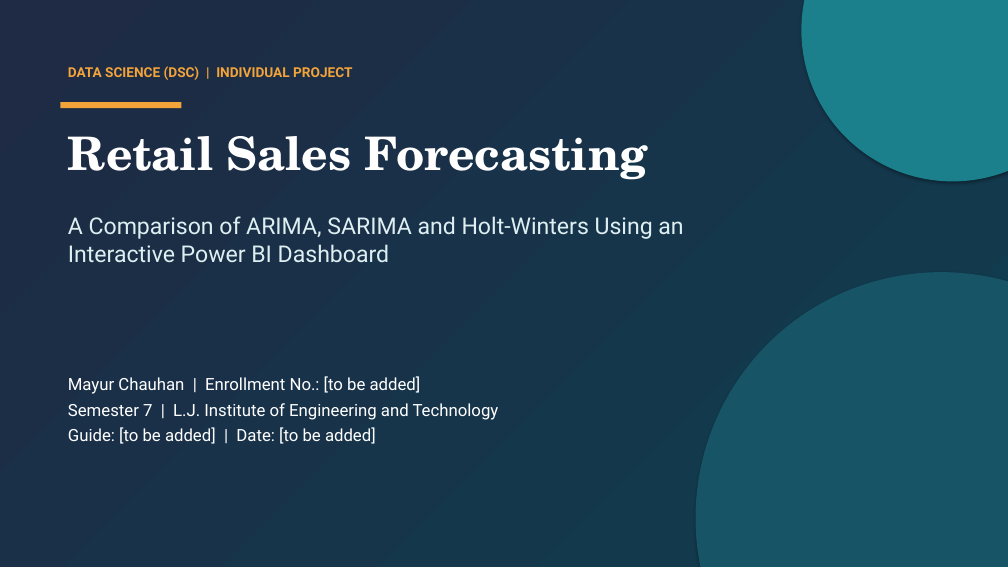
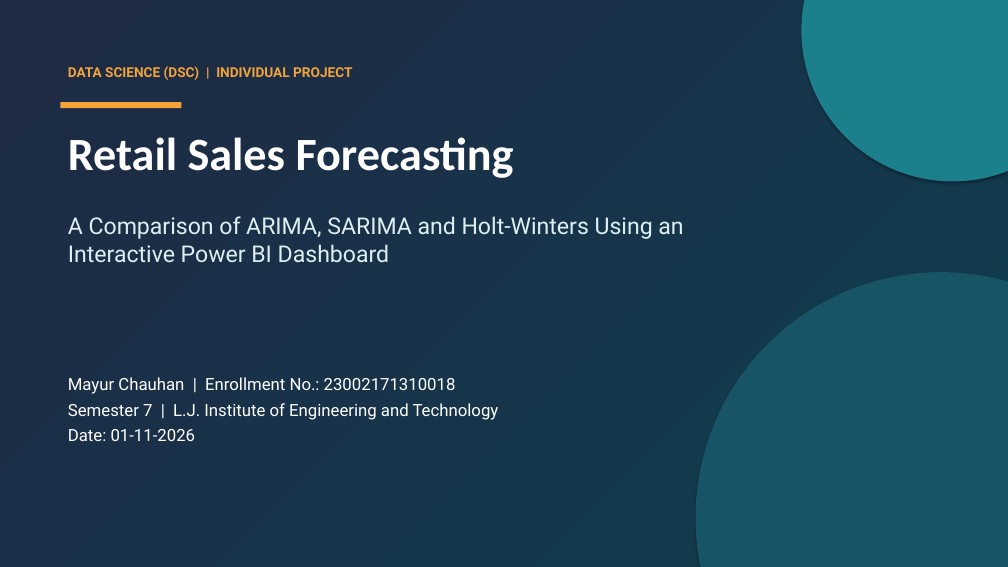
Before and after one commit to MayurChauhan-2950/Retail_Sales_Forecasting, a slide deck: slide 1 of presentation/Retail_Sales_Forecasting_Short.pptx. Drawn at 1008x567 pixels with LibreOffice and Linux fonts; fonts in the diff are those of the drawing. Boxes give left, top, right and bottom in pixels: in the first picture for what was removed or moved away, otherwise in the second. Text is boxed around its words. In the diff, an @@ line names an element or a change of style, - is before the commit and + after.

Commit message:
Update explainer (term glossary, viva checklist), deck design and details, README and Power BI status

```diff
--- a/presentation/Retail_Sales_Forecasting_Short.pptx
+++ b/presentation/Retail_Sales_Forecasting_Short.pptx
@@ text "Retail Sales Forecasting" at bbox=[68, 137, 514, 178]: font TeX Gyre Schola to Calibri @@
@@ text at bbox=[68, 377, 456, 394]: text changed @@
-Mayur Chauhan | Enrollment No.: [to be added]
+Mayur Chauhan | Enrollment No.: 23002171310018
@@ text at bbox=[68, 429, 196, 441]: text changed @@
-Guide: [to be added] | Date: [to be added]
+Date: 01-11-2026
```
Also in this commit, not shown: 6 other slides changed, 8 other files.
